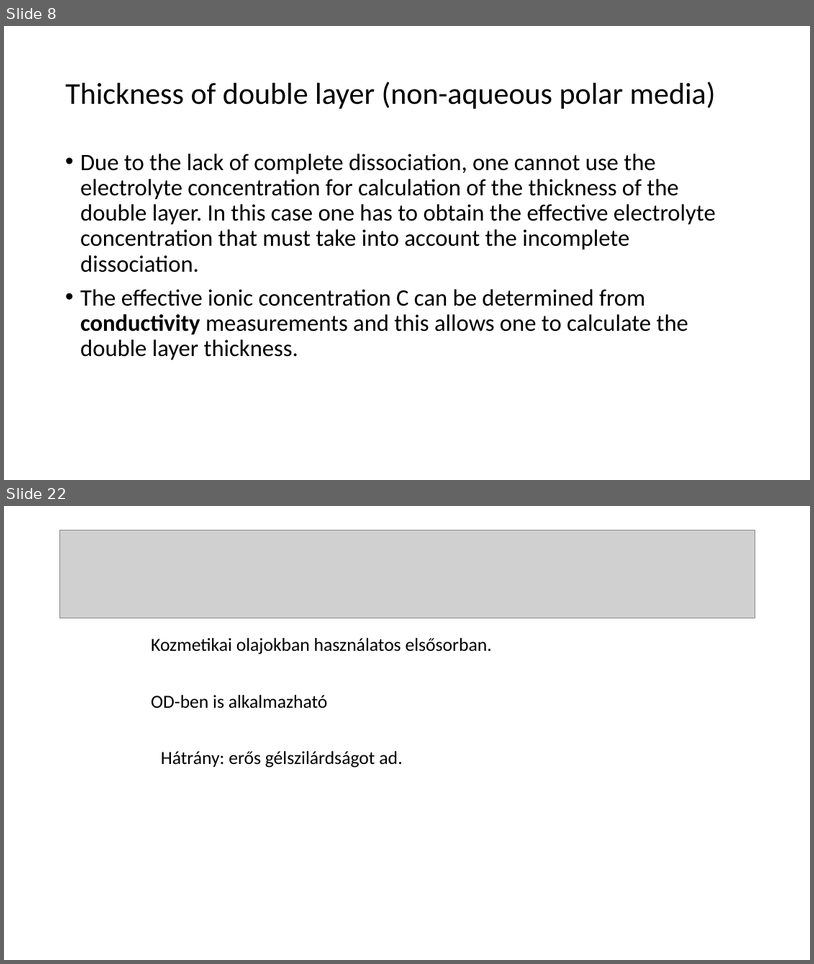
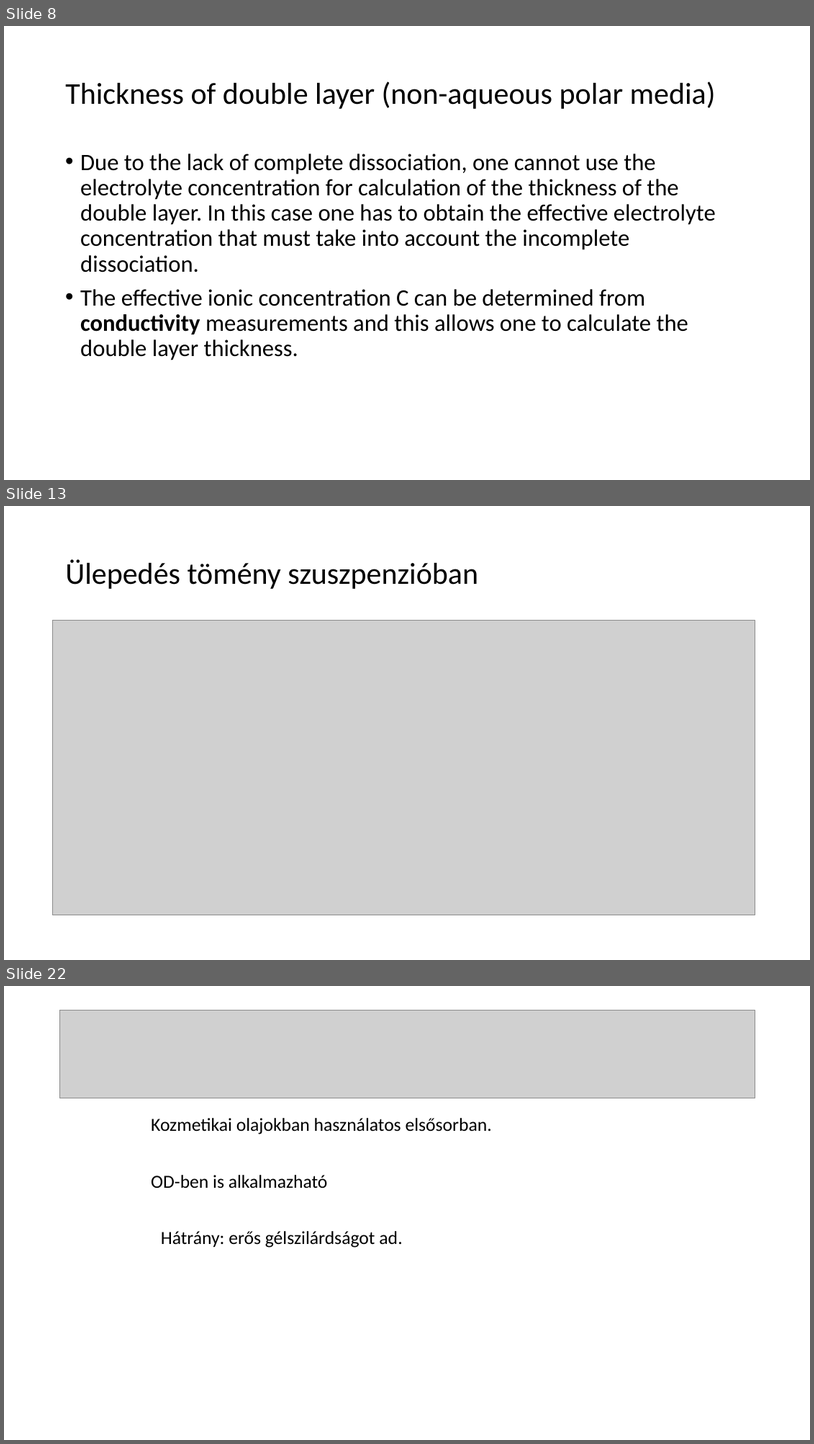
Before and after one commit to LilianaBohus/chemistry-presenations, a slide deck: oil-based-suspensions.ppt. Shown one above the other, each under a label of ours: slides 8 and 22 before the commit, slides 8, 13 and 22 after it; the slides between them are not shown. The pictures are 814x964 and 814x1444 pixels, drawn with LibreOffice and Linux fonts; fonts in the diff are those of the drawing; grey boxes stand for pictures. Boxes give left, top, right and bottom in pixels: in the first picture for what was removed or moved away, otherwise in the second. Text is boxed around its words. In the diff, an @@ line names an element or a change of style, - is before the commit and + after.

```diff
--- a/oil-based-suspensions.ppt
+++ b/oil-based-suspensions.ppt
@@ slide 13 added at bbox=[4, 506, 810, 960], background #FFFFFF @@
@@ title added at bbox=[65, 559, 478, 589], 36 pt, text #000000 @@
+Ülepedés tömény szuszpenzióban
@@ picture added at bbox=[52, 620, 755, 915] @@
```
Also in this commit, not shown: 10 slides changed, 2 other slides added, 3 slides removed.
